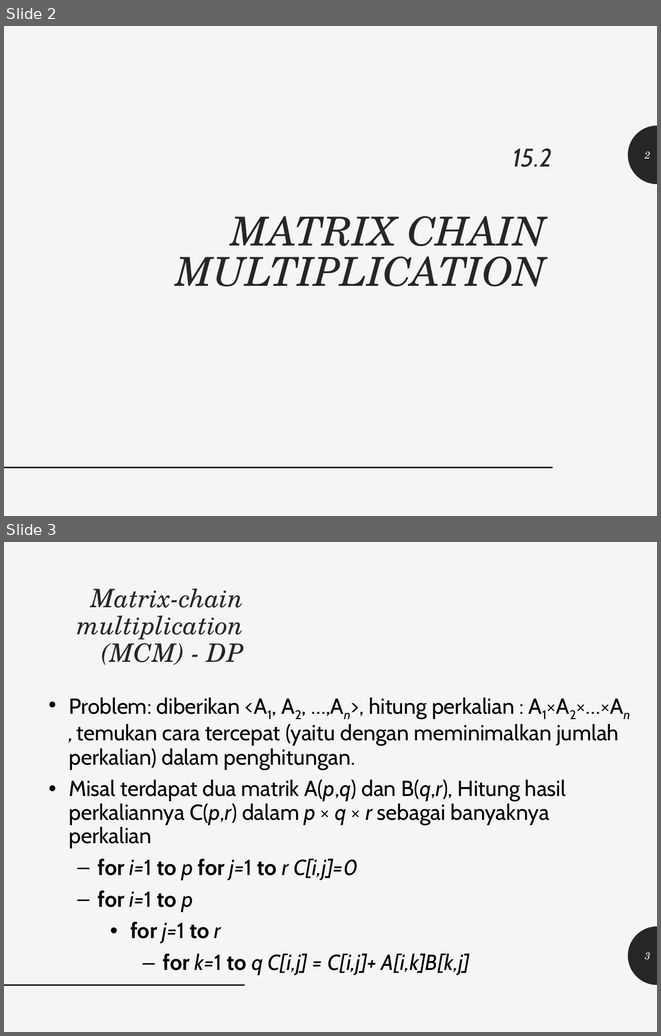
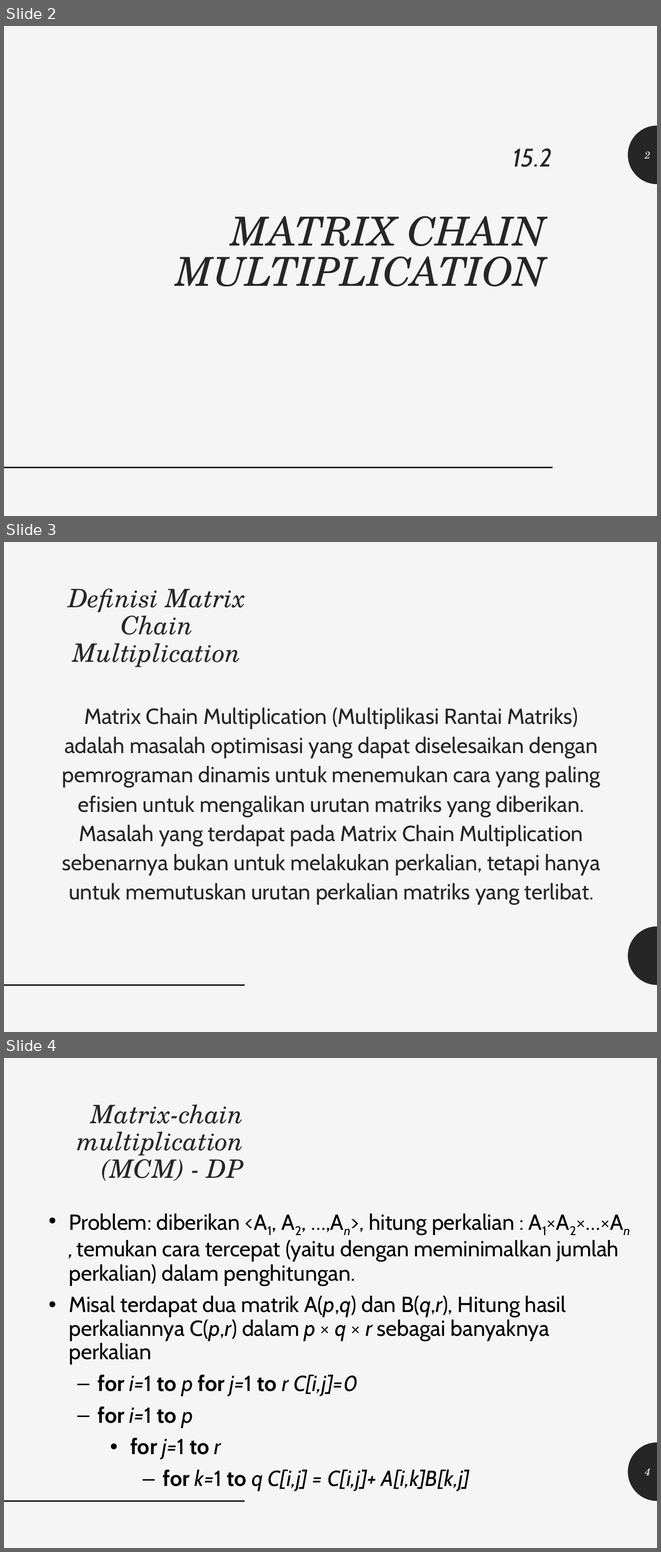
Before and after one commit to realicejoanne/analgo-01, a slide deck: Kelas - 5 (Presentasi UAS)/Analgo.pptx. Shown one above the other, each under a label of ours: slides 2 and 3 before the commit, slides 2, 3 and 4 after it. The pictures are 661x1036 and 661x1552 pixels, drawn with LibreOffice and Linux fonts; fonts in the diff are those of the drawing. Boxes give left, top, right and bottom in pixels: in the first picture for what was removed or moved away, otherwise in the second. Text is boxed around its words. In the diff, an @@ line names an element or a change of style, - is before the commit and + after.

```diff
--- a/Kelas - 5 (Presentasi UAS)/Analgo.pptx
+++ b/Kelas - 5 (Presentasi UAS)/Analgo.pptx
@@ slide 3 added at (4,542,657,1032), background #F5F5F5; not listed: 2 template elements that a slide beside it also shows @@
@@ title added at (68,588,246,667), 28 pt, text #262626, italic @@
+Definisi Matrix Chain Multiplication
@@ text added at (62,707,600,905), 24 pt, text #262626 @@
+Matrix Chain Multiplication (Multiplikasi Rantai Matriks) adalah masalah optimisasi yang dapat diselesaikan dengan pemrograman dinamis untuk menemukan cara yang paling efisien untuk mengalikan urutan matriks yang diberikan. Masalah yang terdapat pada Matrix Chain Multiplication sebenarnya bukan untuk melakukan perkalian, tetapi hanya untuk memutuskan urutan perkalian matriks yang terlibat.
@@ what was slide 3 is now slide 4 @@
@@ page number at (645,1468,650,1475): text changed @@
-3
+4
```
Also in this commit, not shown: 1 slide changed, 19 other slides added, 4 other files.
